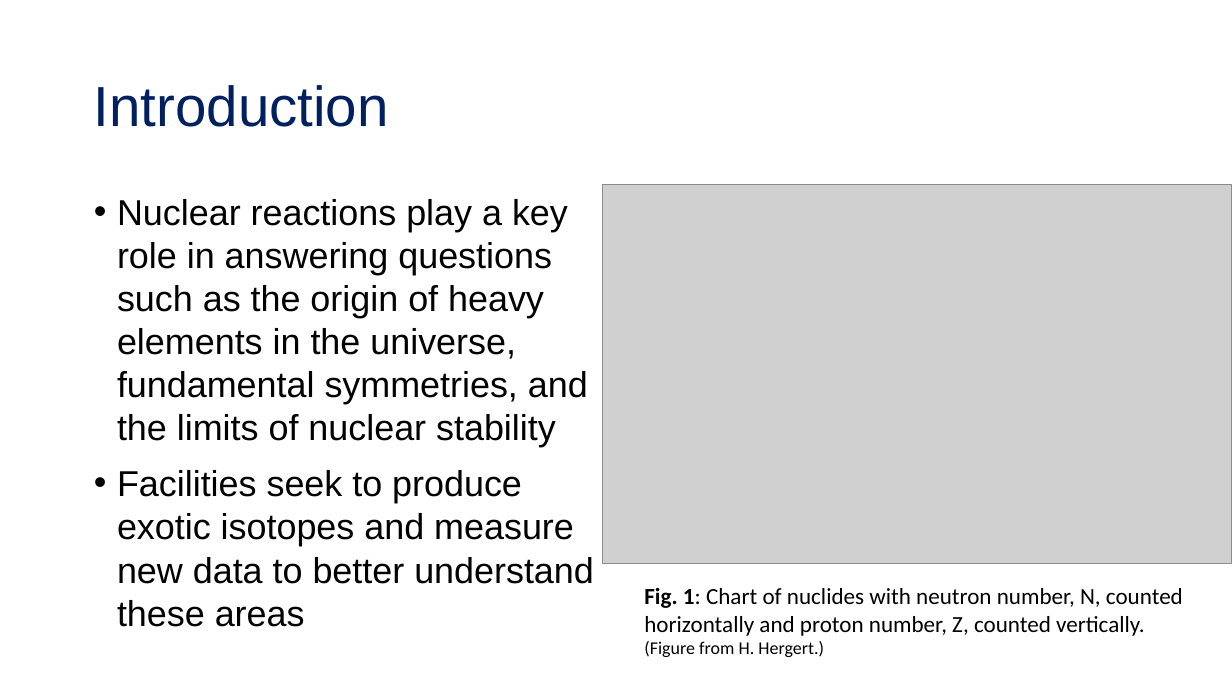
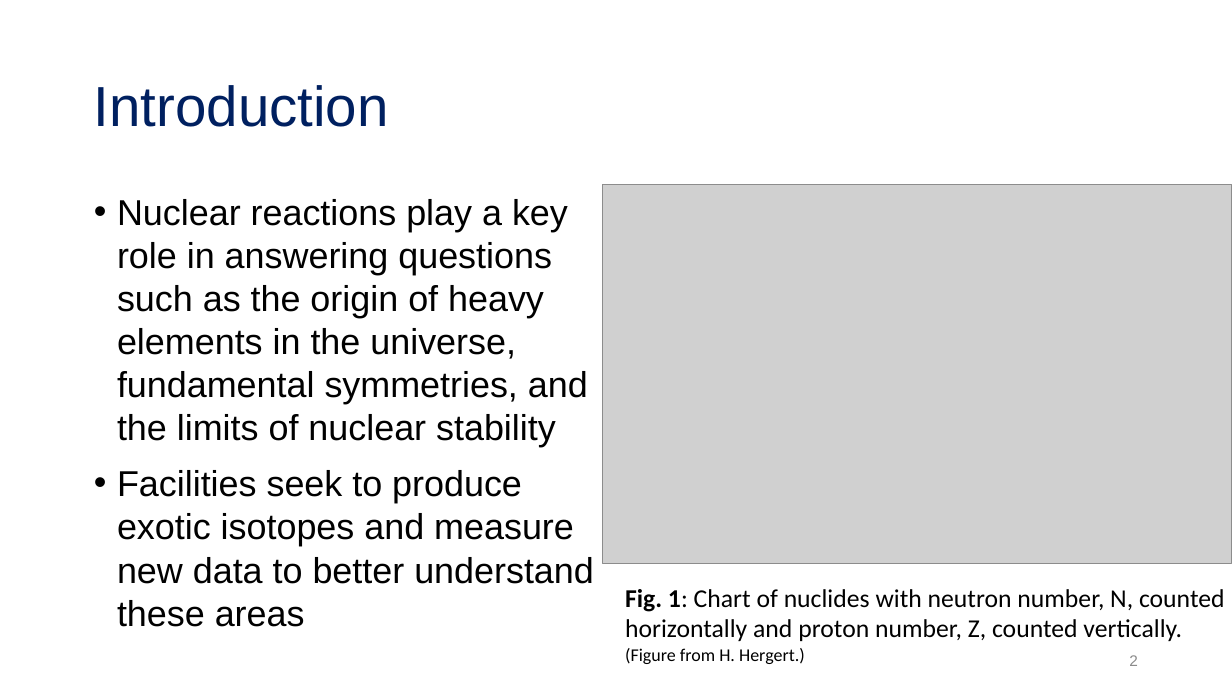
Before and after one commit to tropiano4/tropiano-srg, a slide deck: slide 2 of Presentations/Candidacy_2019/candidacy_presentation.pptx. Drawn at 1232x693 pixels with LibreOffice and Linux fonts; fonts in the diff are those of the drawing; grey boxes stand for pictures. Boxes give left, top, right and bottom in pixels: in the first picture for what was removed or moved away, otherwise in the second. Text is boxed around its words. In the diff, an @@ line names an element or a change of style, - is before the commit and + after.

```diff
--- a/Presentations/Candidacy_2019/candidacy_presentation.pptx
+++ b/Presentations/Candidacy_2019/candidacy_presentation.pptx
@@ text "Fig. 1: Chart of nuclides ...": place and size @@
-text "Fig. 1: Chart of nuclides ..." at (644, 588, 1183, 657)
+text "Fig. 1: Chart of nuclides ..." at (625, 589, 1225, 664)
@@ text at (625, 589, 1225, 641): size 18 to 20 pt in "Fig. 1: Chart of nuclides with neutron ...", "horizontally and proton number, Z, counted vertically." @@
@@ page number added at (1129, 655, 1138, 666), 12 pt, text #8C8C8C @@
+2
```
Also in this commit, not shown: 44 other slides changed, 1 slide added, 1 slide removed, 1 other file.
